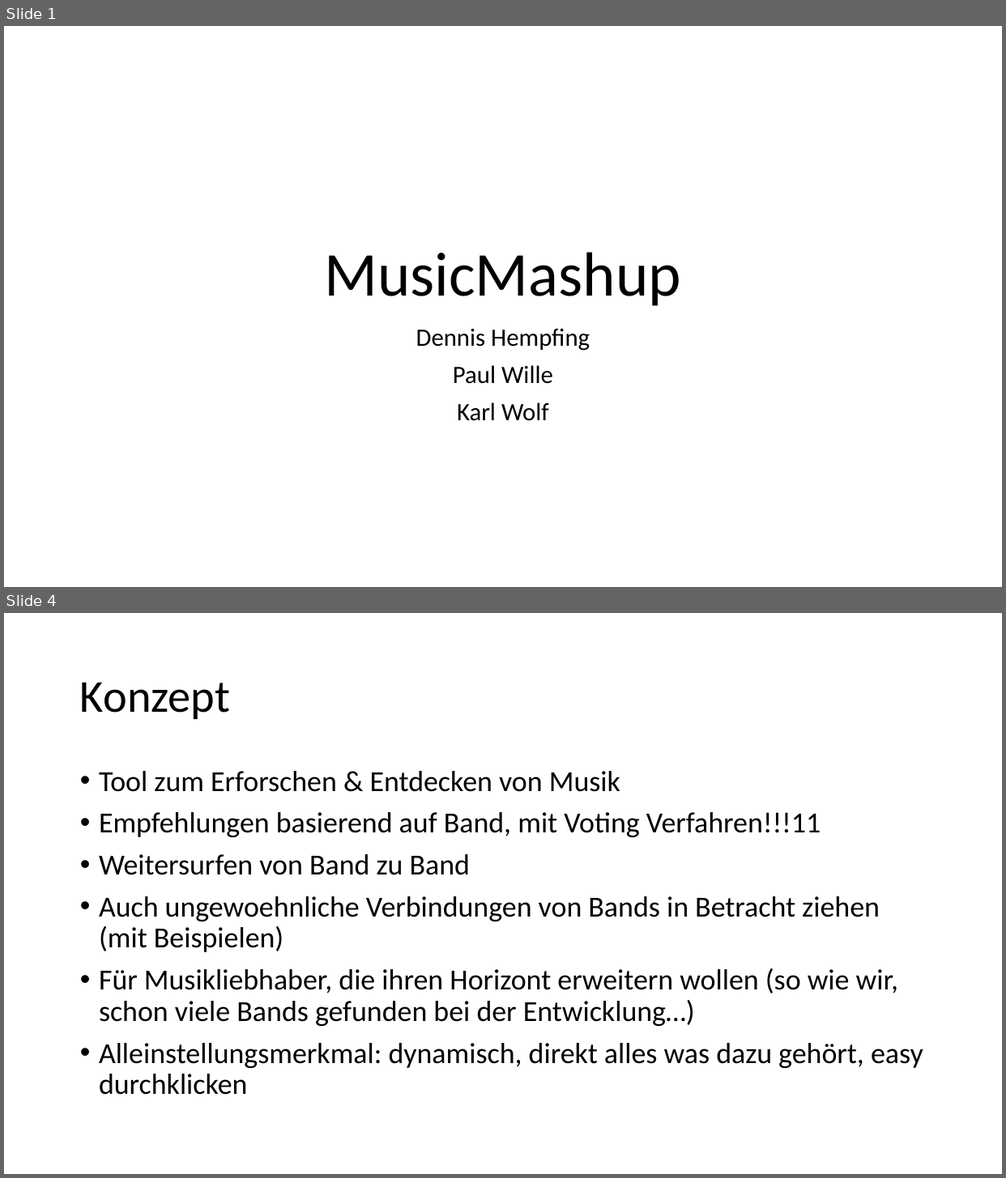
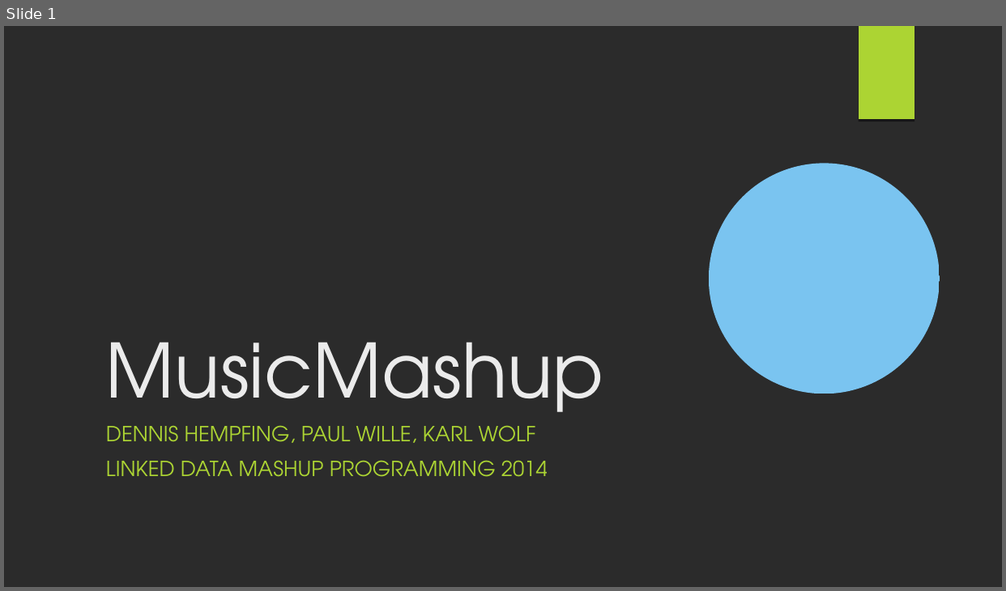
Before and after one commit to wolfkarl/MusicMashup, a slide deck: vortrag/MusicMashup_Zwischen.odp. Shown one above the other, each under a label of ours: slides 1 and 4 before the commit, slide 1 after it; the slides between them are not shown. The pictures are 1006x1178 and 1006x591 pixels, drawn with LibreOffice and Linux fonts; fonts in the diff are those of the drawing; background and template pictures are left out; a plain dark background stands for a picture behind light text. Boxes give left, top, right and bottom in pixels: in the first picture for what was removed or moved away, otherwise in the second. Text is boxed around its words. In the diff, an @@ line names an element or a change of style, - is before the commit and + after.

```diff
--- a/vortrag/MusicMashup_Zwischen.odp
+++ b/vortrag/MusicMashup_Zwischen.odp
@@ slide 4 removed at [4,613,1002,1174], background #FFFFFF @@
@@ title removed at [80,682,230,719] @@
-Konzept
@@ text removed at [99,771,923,1095] @@
-• Tool zum Erforschen & Entdecken von Musik
-• Empfehlungen basierend auf Band, mit Voting Verfahren!!!11
-• Weitersurfen von Band zu Band
-• Auch ungewoehnliche Verbindungen von Bands in Betracht ziehen (mit Beispielen)
-• Für Musikliebhaber, die ihren Horizont erweitern wollen (so wie wir, schon viele Bands gefunden bei der Entwicklung…)
-• Alleinstellungsmerkmal: dynamisch, direkt alles was dazu gehört, easy durchklicken
@@ slide 1 changed as well @@
@@ background #FFFFFF to picture (left out) @@
@@ freeform shape added at [859,26,914,120], fill #ACD433 @@
@@ title "MusicMashup": place and size @@
-title "MusicMashup" at [325,252,682,306]
+title "MusicMashup" at [106,342,604,433]
@@ title "MusicMashup" at [106,342,604,433]: size 60 to 72 pt, font Calibri to TeX Gyre Adventor, text colour #000000 to #EBEBEB; alignment centre to left; line spacing 0.9 to 1 @@
@@ freeform shape added at [709,163,939,394], fill #7AC4F0 @@
@@ subtitle at [106,425,548,477]: text changed; size 24 to 20 pt; font Calibri to TeX Gyre Adventor; text colour #000000 to #ACD433 @@
-Dennis Hempfing
-Paul Wille
-Karl Wolf
+DENNIS HEMPFING, PAUL WILLE, KARL WOLF
+LINKED DATA MASHUP PROGRAMMING 2014
```
Also in this commit, not shown: 2 other slides changed, 13 slides added, 3 other slides removed, 1 other file.
